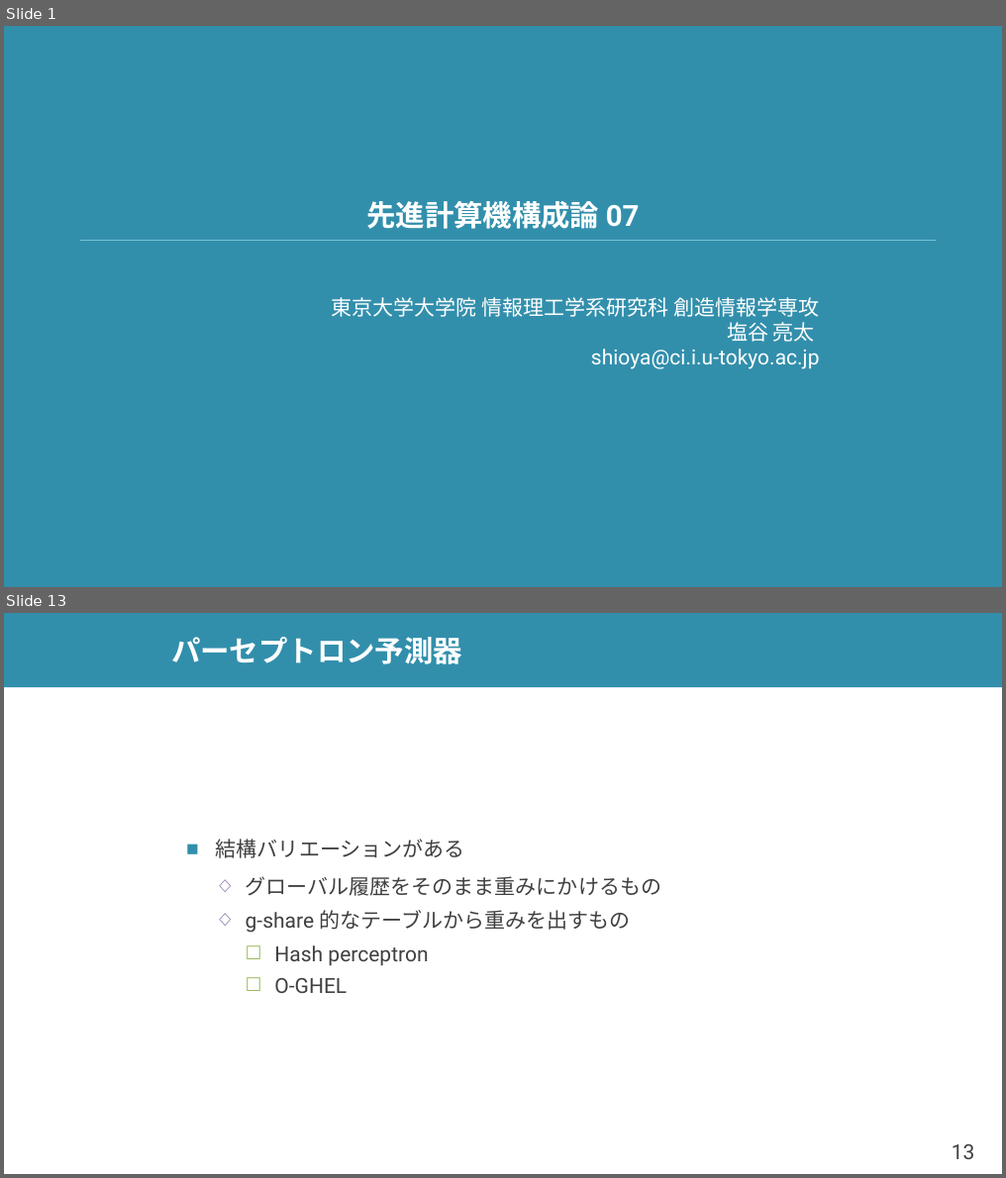
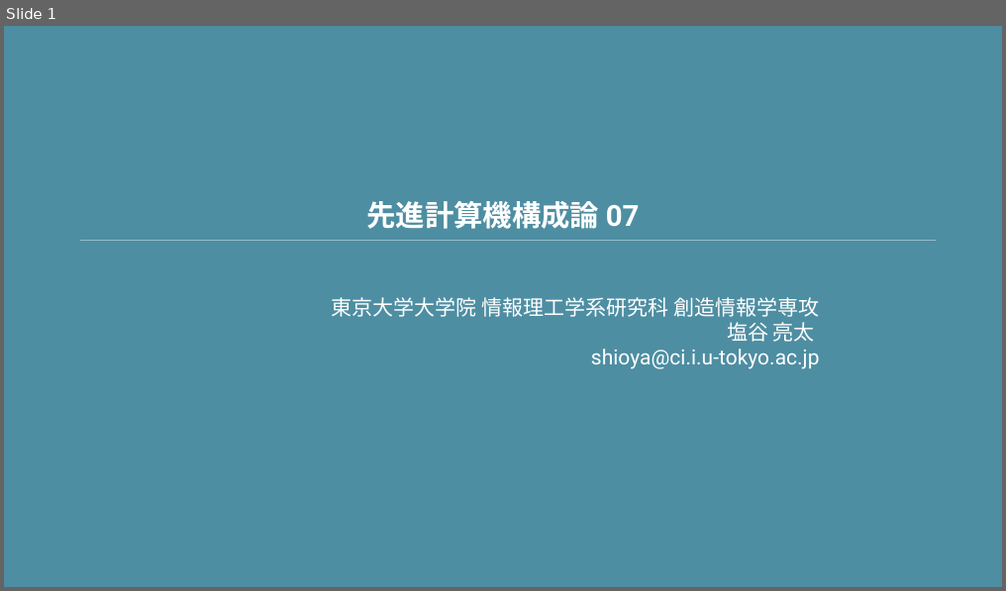
Before and after one commit to shioyadan/advanced-computer-organization, a slide deck: aco-shioya-07.pptx. Shown one above the other, each under a label of ours: slides 1 and 13 before the commit, slide 1 after it; the slides between them are not shown. The pictures are 1006x1178 and 1006x591 pixels, drawn with LibreOffice and Linux fonts; fonts in the diff are those of the drawing. Boxes give left, top, right and bottom in pixels: in the first picture for what was removed or moved away, otherwise in the second. Text is boxed around its words. In the diff, an @@ line names an element or a change of style, - is before the commit and + after.

```diff
--- a/aco-shioya-07.pptx
+++ b/aco-shioya-07.pptx
@@ slide 13 removed at (4, 613, 1002, 1174), background #FFFFFF @@
@@ rectangle removed at (4, 613, 1002, 687) @@
@@ title removed at (171, 637, 462, 664) @@
-パーセプトロン予測器
@@ text removed at (216, 839, 661, 993) @@
-■ 結構バリエーションがある
-  ◇ グローバル履歴をそのまま重みにかけるもの
-  ◇ g-share 的なテーブルから重みを出すもの
-    ☐ Hash perceptron
-    ☐ O-GHEL
@@ page number removed at (951, 1145, 975, 1159) @@
-13
@@ slide 1 changed as well @@
@@ rectangle at (4, 26, 1002, 587): fill #328FAC to #4E8EA2 @@
@@ line (80, 240) - (936, 240): stroke #79C2D8 0.75 pt to #92BDCA 0.75 pt @@
```
Also in this commit, not shown: 55 other slides changed, 31 slides added, 56 other slides removed, 2 other files.
